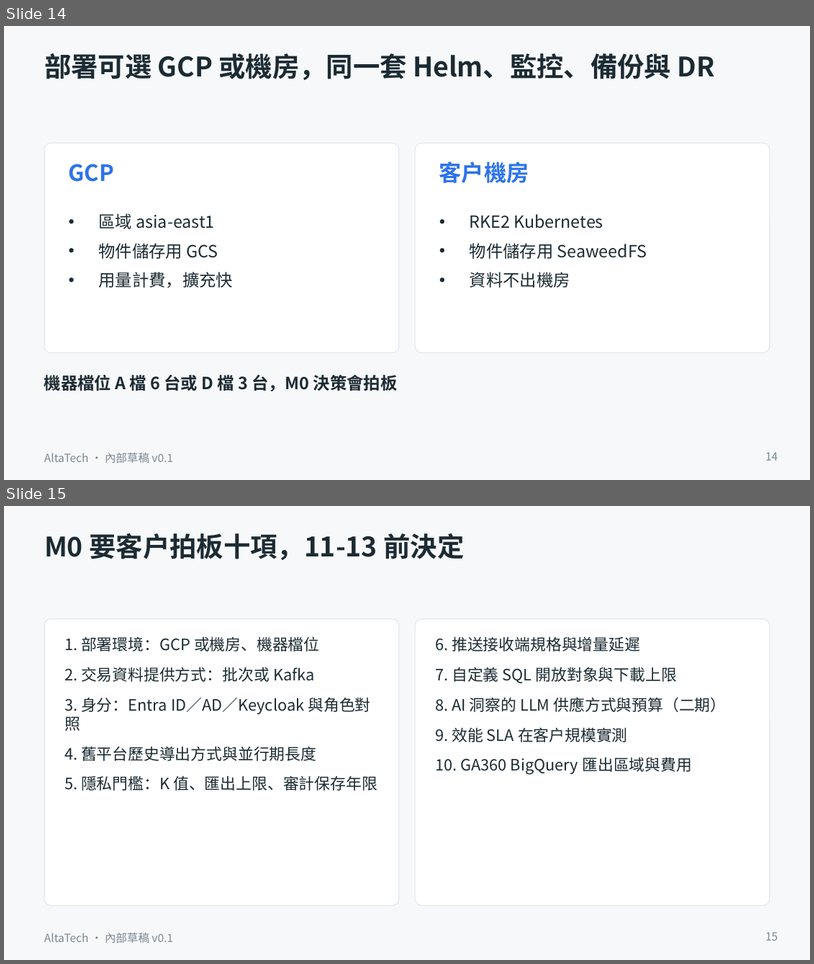
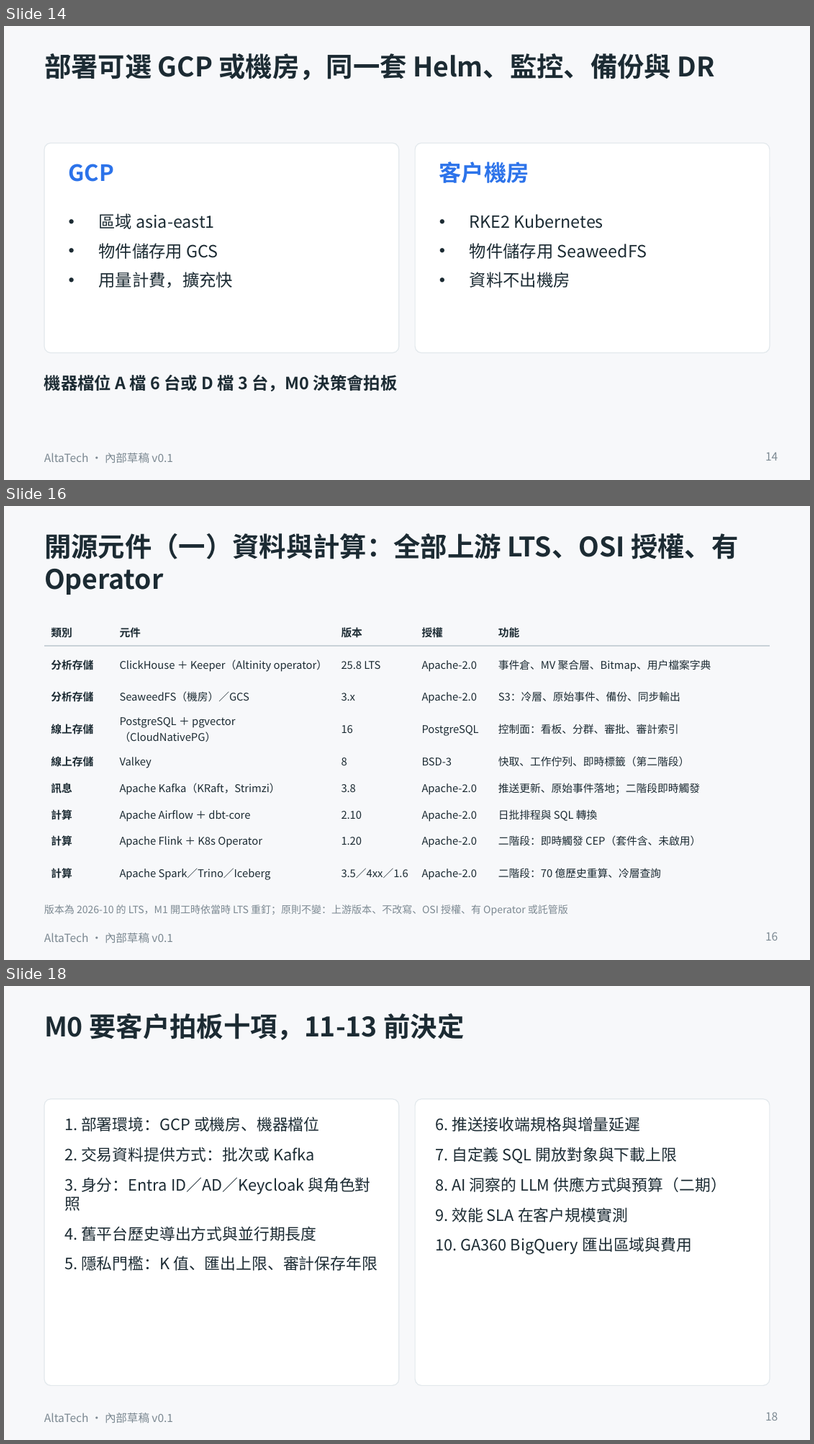
Before and after one commit to ALTA-TECH2025/altatech-dmp, a slide deck: docs/decks/sinopac-dmp-proposal-v0.1.pptx. Shown one above the other, each under a label of ours: slides 14 and 15 before the commit, slides 14, 16 and 18 after it; the slides between them are not shown. The pictures are 814x964 and 814x1444 pixels, drawn with LibreOffice and Linux fonts; fonts in the diff are those of the drawing. Boxes give left, top, right and bottom in pixels: in the first picture for what was removed or moved away, otherwise in the second. Text is boxed around its words. In the diff, an @@ line names an element or a change of style, - is before the commit and + after.

Commit message:
簡報與規格書：加機房部署示意圖與開源元件表
docs/37 審查指出簡報只有 GCP 部署圖、元件表還是 2025/07 的舊棧。補上：
- 簡報架構頁 slide-5（機房部署：平台應用／五個有狀態服務／平台層／每節點 DaemonSet、備份與 HA、與舊棧對照）；其餘四頁 PNG 依中性用語重新輸出。
- 提案簡報 pptx 加三頁（14b 機房部署示意圖、14c／14d 開源元件表），版本註明以開工時 LTS 為準；以 LibreOffice 轉圖確認版面不溢出。
- 規格書 v0.9.2 新增 §1.1，與簡報同源；docs/12 補 slide-5；docs/37 行動清單第 4 項結案。

```diff
--- a/docs/decks/sinopac-dmp-proposal-v0.1.pptx
+++ b/docs/decks/sinopac-dmp-proposal-v0.1.pptx
@@ slide 16 added at box(4, 506, 810, 960), background #F7F8FA; not listed: 1 template element that a slide beside it also shows @@
@@ title added at box(44, 533, 738, 595), 24 pt, text #1C2B33, bold @@
+開源元件（一）資料與計算：全部上游 LTS、OSI 授權、有 Operator
@@ table added at box(44, 619, 770, 883), 9 rows, 5 columns @@
+類別 | 元件 | 版本 | 授權 | 功能
+分析存儲 | ClickHouse ＋ Keeper（Altinity operator） | 25.8 LTS | Apache-2.0 | 事件倉、MV 聚合層、Bitmap、用戶檔案字典
+分析存儲 | SeaweedFS（機房）／GCS | 3.x | Apache-2.0 | S3：冷層、原始事件、備份、同步輸出
+線上存儲 | PostgreSQL ＋ pgvector（CloudNativePG） | 16 | PostgreSQL | 控制面：看板、分群、審批、審計索引
+線上存儲 | Valkey | 8 | BSD-3 | 快取、工作佇列、即時標籤（第二階段）
+訊息 | Apache Kafka（KRaft，Strimzi） | 3.8 | Apache-2.0 | 推送更新、原始事件落地；二階段即時觸發
+計算 | Apache Airflow ＋ dbt-core | 2.10 | Apache-2.0 | 日批排程與 SQL 轉換
+計算 | Apache Flink ＋ K8s Operator | 1.20 | Apache-2.0 | 二階段：即時觸發 CEP（套件含、未啟用）
+計算 | Apache Spark／Trino／Iceberg | 3.5／4xx／1.6 | Apache-2.0 | 二階段：70 億歷史重算、冷層查詢
@@ text added at box(44, 904, 568, 915), 9 pt, text #7C8992 @@
+版本為 2026-10 的 LTS，M1 開工時依當時 LTS 重釘；原則不變：上游版本、不改寫、OSI 授權、有 Operator 或託管版
@@ page number added at box(766, 932, 778, 940), 10 pt, text #7C8992 @@
+16
@@ what was slide 15 is now slide 18 @@
@@ page number at box(766, 1412, 778, 1420): text changed @@
-15
+18
```
Also in this commit, not shown: 2 other slides added, 10 other files.
